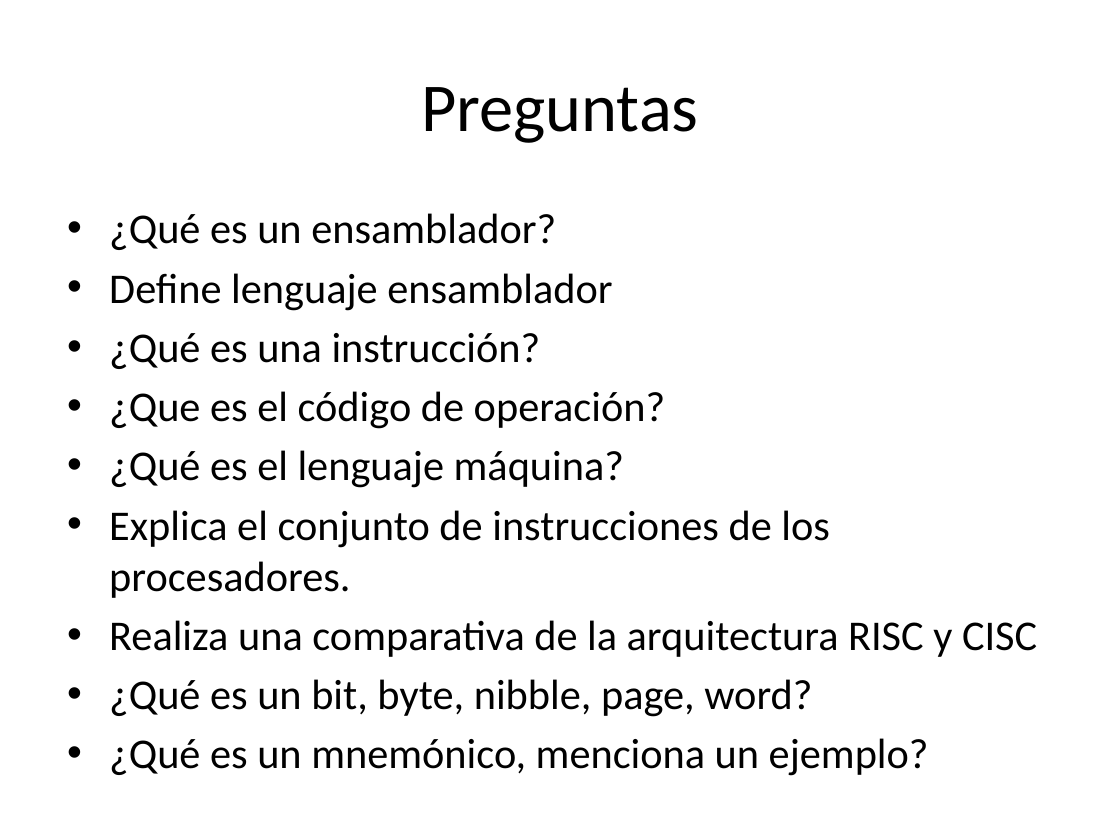
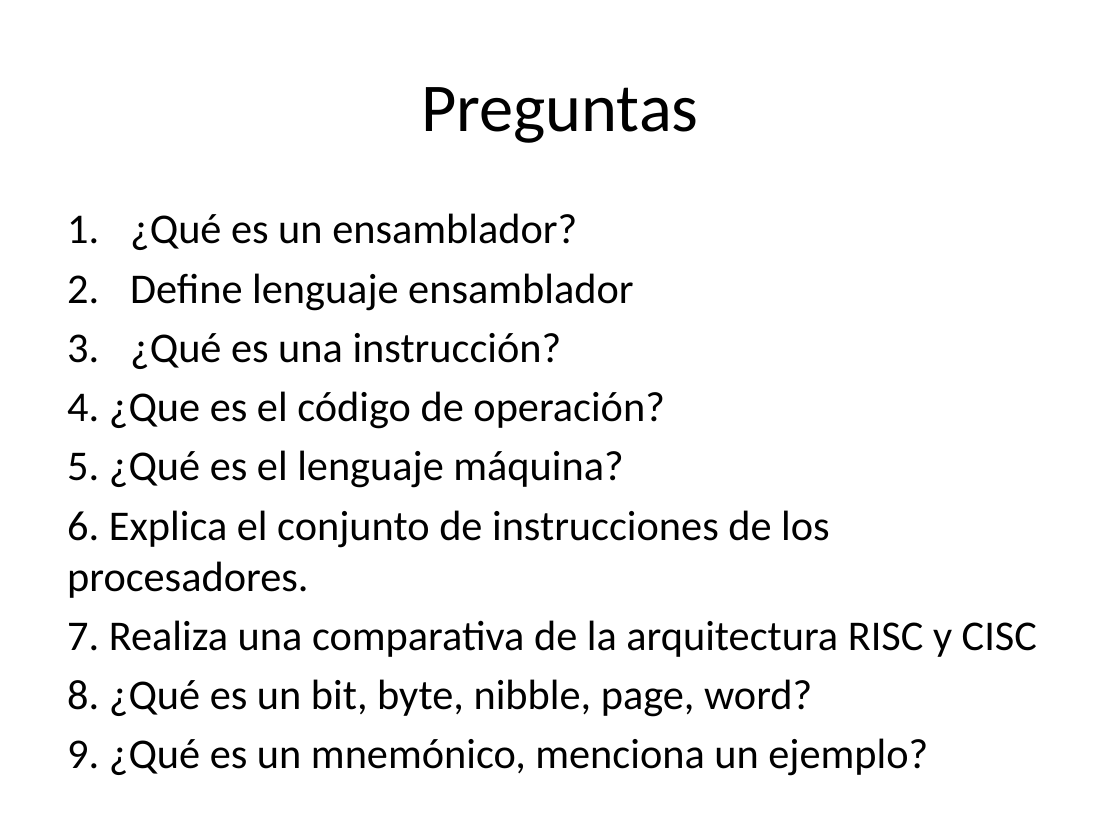
Before and after one commit to servkey/acii, a slide deck: slide 2 of Semana1/Evaluación.pptx. Drawn at 1120x840 pixels with LibreOffice and Linux fonts; fonts in the diff are those of the drawing. Boxes give left, top, right and bottom in pixels: in the first picture for what was removed or moved away, otherwise in the second. Text is boxed around its words. In the diff, an @@ line names an element or a change of style, - is before the commit and + after.

Commit message:
Programas en ensamblador

```diff
--- a/Semana1/Evaluación.pptx
+++ b/Semana1/Evaluación.pptx
@@ text at [130,213,633,369]: bullet • to 1. @@
@@ text at [67,391,1037,773]: text changed @@
-• ¿Que es el código de operación?
-• ¿Qué es el lenguaje máquina?
-• Explica el conjunto de instrucciones de los procesadores.
-• Realiza una comparativa de la arquitectura RISC y CISC
-• ¿Qué es un bit, byte, nibble, page, word?
-• ¿Qué es un mnemónico, menciona un ejemplo?
+4. ¿Que es el código de operación?
+5. ¿Qué es el lenguaje máquina?
+6. Explica el conjunto de instrucciones de los procesadores.
+7. Realiza una comparativa de la arquitectura RISC y CISC
+8. ¿Qué es un bit, byte, nibble, page, word?
+9. ¿Qué es un mnemónico, menciona un ejemplo?
```
Also in this commit, not shown: 1 other slide changed, 6 other files.
